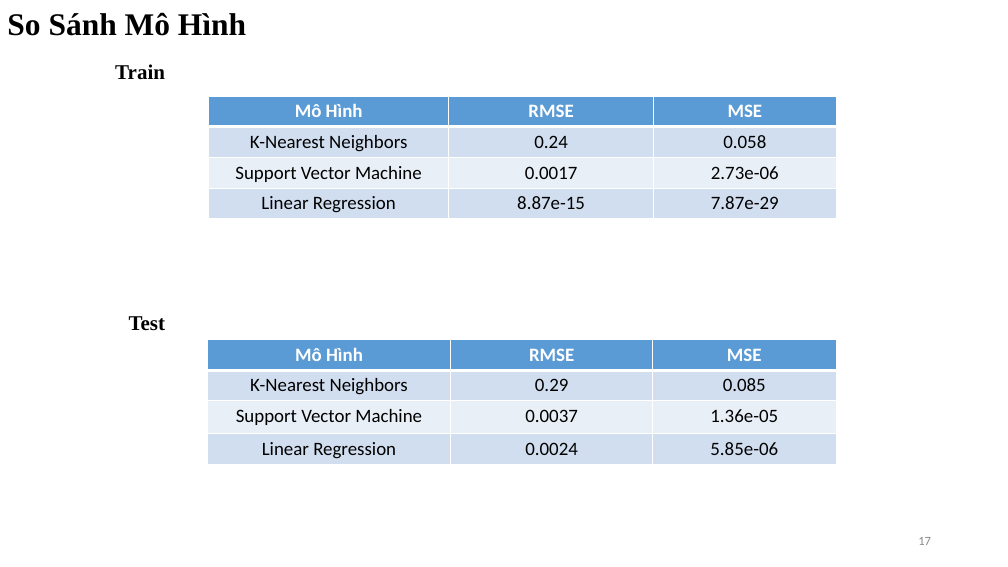
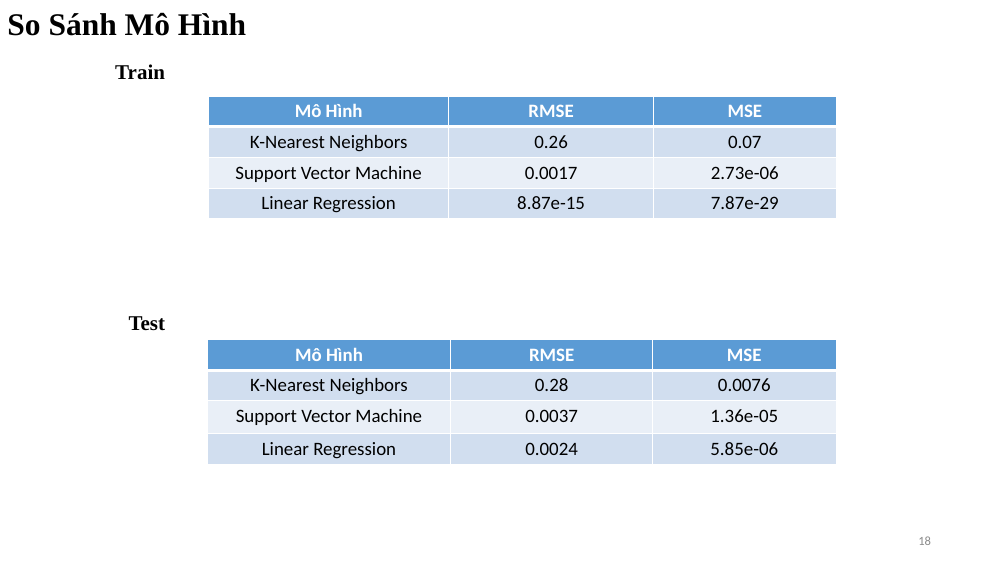
Before and after one commit to quocdunglxag123/Project-DM-Nhom10, a slide deck: slide 18 of Nhom10-report.pptx (slide 17 before the commit). Drawn at 1008x567 pixels with LibreOffice and Linux fonts; fonts in the diff are those of the drawing. Boxes give left, top, right and bottom in pixels: in the first picture for what was removed or moved away, otherwise in the second. Text is boxed around its words. In the diff, an @@ line names an element or a change of style, - is before the commit and + after.

```diff
--- a/Nhom10-report.pptx
+++ b/Nhom10-report.pptx
@@ table at (x1=209, y1=96, x2=837, y2=219) @@
-row 2, column 2: 0.24
+row 2, column 2: 0.26
-row 2, column 3: 0.058
+row 2, column 3: 0.07
@@ table at (x1=207, y1=340, x2=836, y2=464) @@
-row 2, column 2: 0.29
+row 2, column 2: 0.28
-row 2, column 3: 0.085
+row 2, column 3: 0.0076
@@ page number at (x1=918, y1=536, x2=931, y2=545): text changed @@
-17
+18
```
Also in this commit, not shown: 3 other slides changed, 1 slide added, 1 other file.
